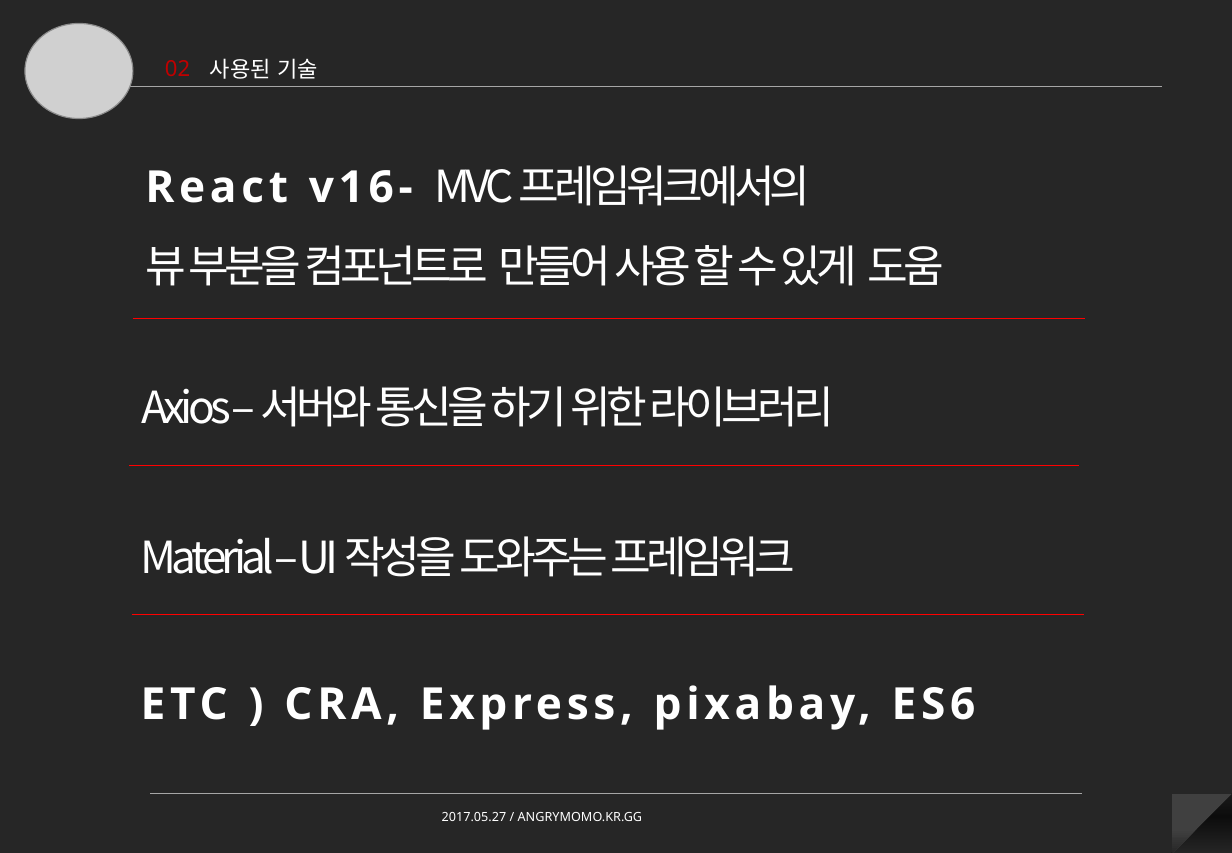
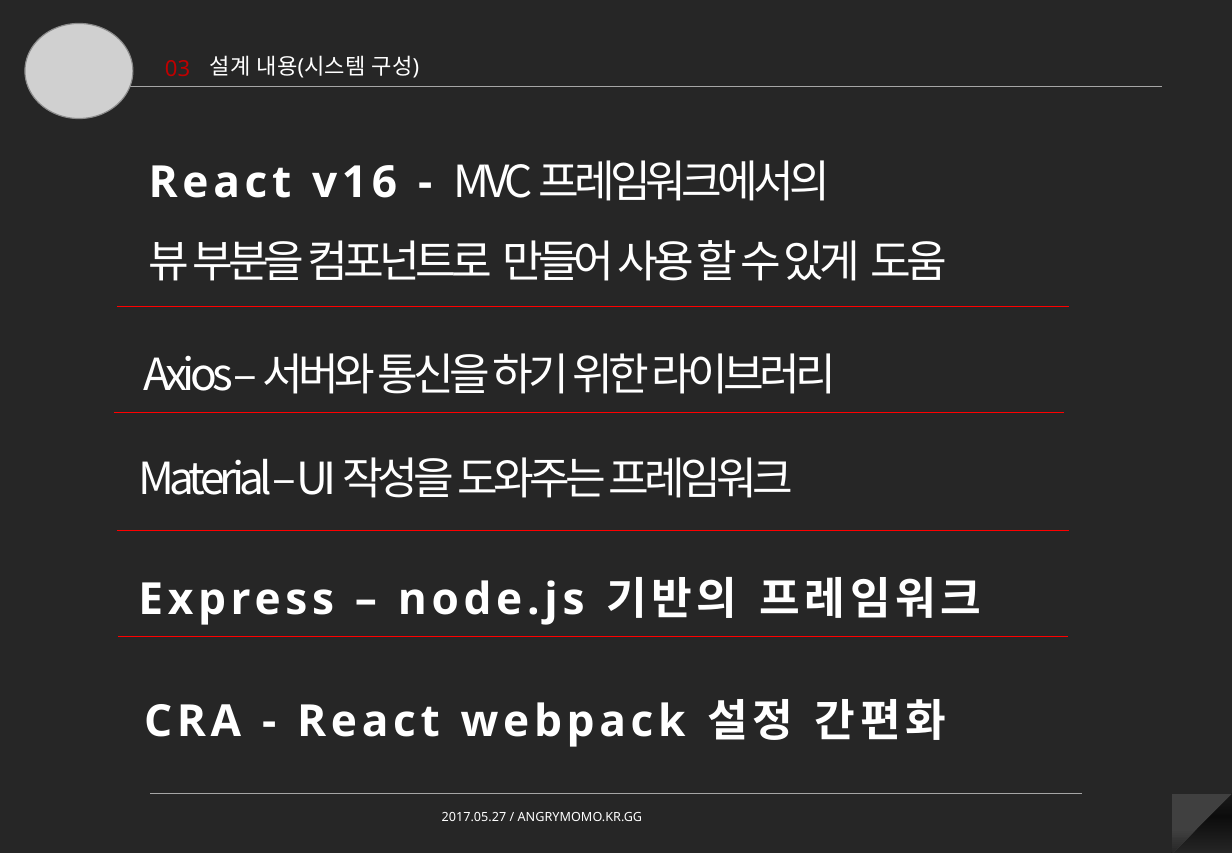
Before and after one commit to devGW/imageSearch, a slide deck: slide 6 of PPT/네트워크프로그래밍경진대회.pptx (slide 4 before the commit). Drawn at 1232x853 pixels with LibreOffice and Linux fonts; fonts in the diff are those of the drawing; grey boxes stand for pictures. Boxes give left, top, right and bottom in pixels: in the first picture for what was removed or moved away, otherwise in the second. Text is boxed around its words. In the diff, an @@ line names an element or a change of style, - is before the commit and + after.

```diff
--- a/PPT/네트워크프로그래밍경진대회.pptx
+++ b/PPT/네트워크프로그래밍경진대회.pptx
@@ text at (210,55,420,78): text changed @@
-사용된 기술
+설계 내용(시스템 구성)
@@ text at (165,60,190,76): text changed @@
-02
+03
@@ text at (454,160,830,201): spaces changed @@
-React v16- MVC 프레임워크에서의
+React v16 - MVC 프레임워크에서의
@@ line moved from (133, 319) - (1085, 319) to (117, 307) - (1069, 307) @@
@@ text "Axios – 서버와 통신을 하기 ...": place and size @@
-text "Axios – 서버와 통신을 하기 ..." at (142,386,834,427)
+text "Axios – 서버와 통신을 하기 ..." at (144,353,836,394)
@@ line moved from (130, 465) - (1080, 465) to (114, 413) - (1064, 413) @@
@@ text "Material – UI 작성을 도와주는 ...": place and size @@
-text "Material – UI 작성을 도와주는 ..." at (140,536,795,577)
+text "Material – UI 작성을 도와주는 ..." at (138,457,793,498)
@@ line moved from (132, 614) - (1084, 614) to (117, 530) - (1069, 530) @@
@@ text added at (606,577,982,618), 28 pt, text #FFFFFF, bold @@
+Express – node.js 기반의 프레임워크
@@ line added from (118, 636) to (1068, 636), #FF0000 0.75 pt @@
@@ text at (144,699,946,747): text changed @@
-ETC ) CRA, Express, pixabay, ES6
+CRA - React webpack 설정 간편화
```
Also in this commit, not shown: 5 other slides changed, 8 slides added, 4 slides removed.
